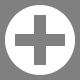
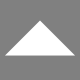
Comparing the layer stacks of the two 80 × 80 images. Changes:
added layer "Rechteck 2" above "Ellipse 1" over (x1=5, y1=20, x2=75, y2=56)
hid "Ellipse 1", painted on it over (x1=5, y1=5, x2=75, y2=75)
